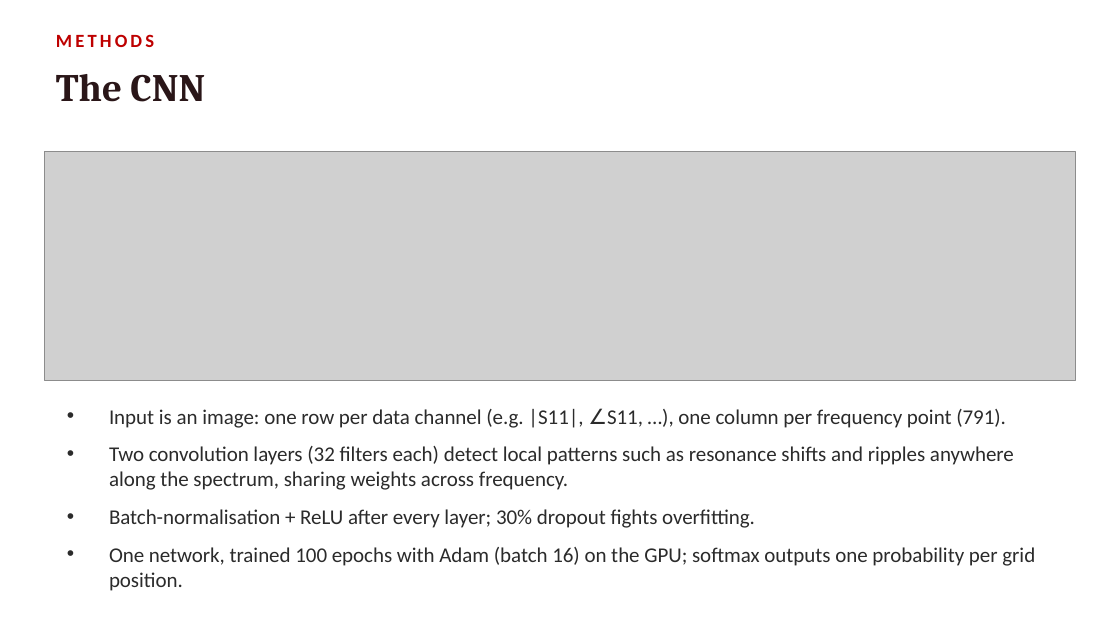
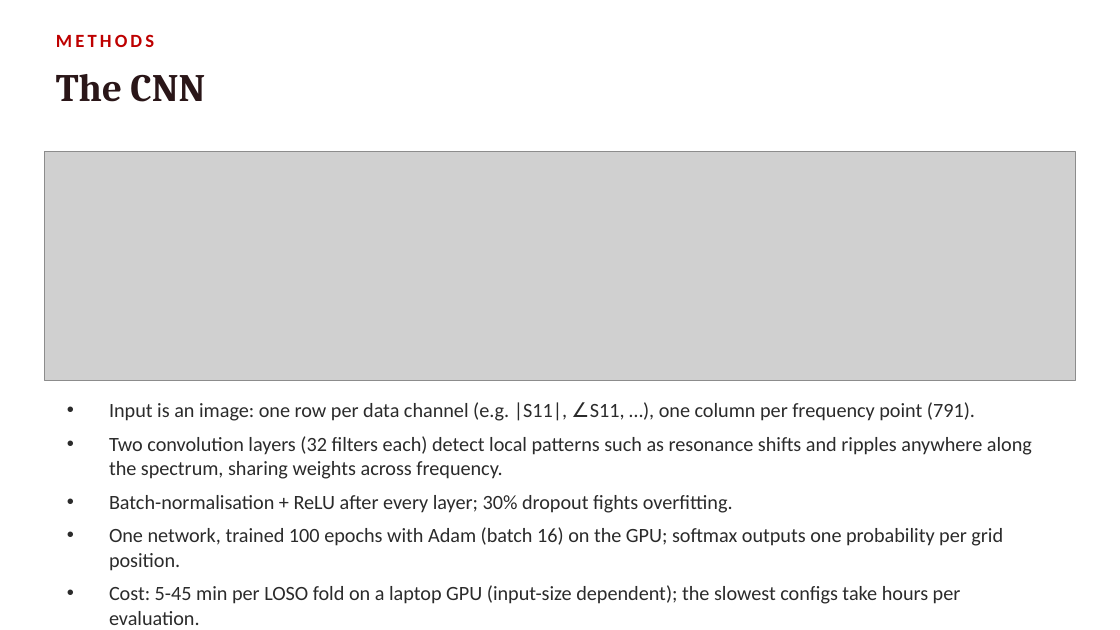
Before and after one commit to pmart1534/microwave-phantom-localization-cnn-mlp, a slide deck: slide 7 of presentation/CNN_vs_MLP_Comparison.pptx. Drawn at 1120x630 pixels with LibreOffice and Linux fonts; fonts in the diff are those of the drawing; grey boxes stand for pictures. Boxes give left, top, right and bottom in pixels: in the first picture for what was removed or moved away, otherwise in the second. Text is boxed around its words. In the diff, an @@ line names an element or a change of style, - is before the commit and + after.

```diff
--- a/presentation/CNN_vs_MLP_Comparison.pptx
+++ b/presentation/CNN_vs_MLP_Comparison.pptx
@@ text at (x1=109, y1=402, x2=1032, y2=571): size 13.5 to 13 pt in "Input is an image: one row per ...", "Two convolution layers (32 filters each) detect ...", "Batch-normalisation + ReLU after every layer; 30% ...", "One network, trained 100 epochs with Adam ..."; less space between paragraphs @@
@@ text at (x1=109, y1=585, x2=961, y2=625): paragraph added @@
+• Cost: 5-45 min per LOSO fold on a laptop GPU (input-size dependent); the slowest configs take hours per evaluation.
```
Also in this commit, not shown: 3 other slides changed, 19 other files.
